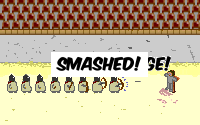
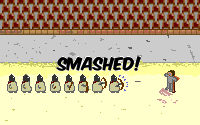
The second 200 x 125 image is a revision of the first. Changes to its layers:
painted on "smashed" over [51, 52, 148, 77]
hid "porridge" over [83, 56, 171, 71]
painted on "bakcground" over [0, 30, 200, 77]
